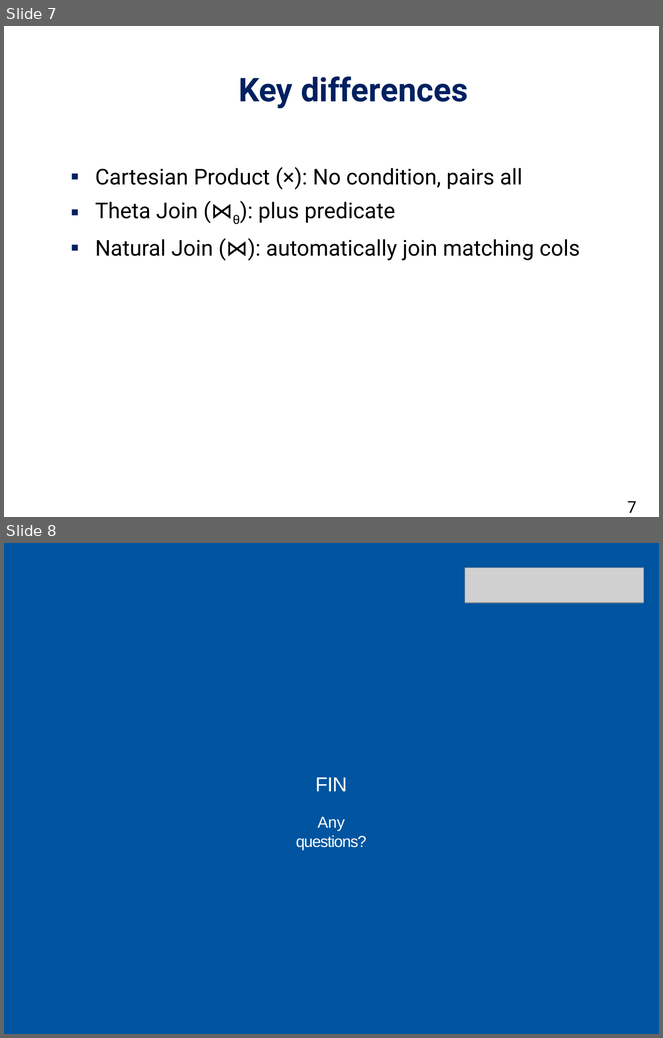
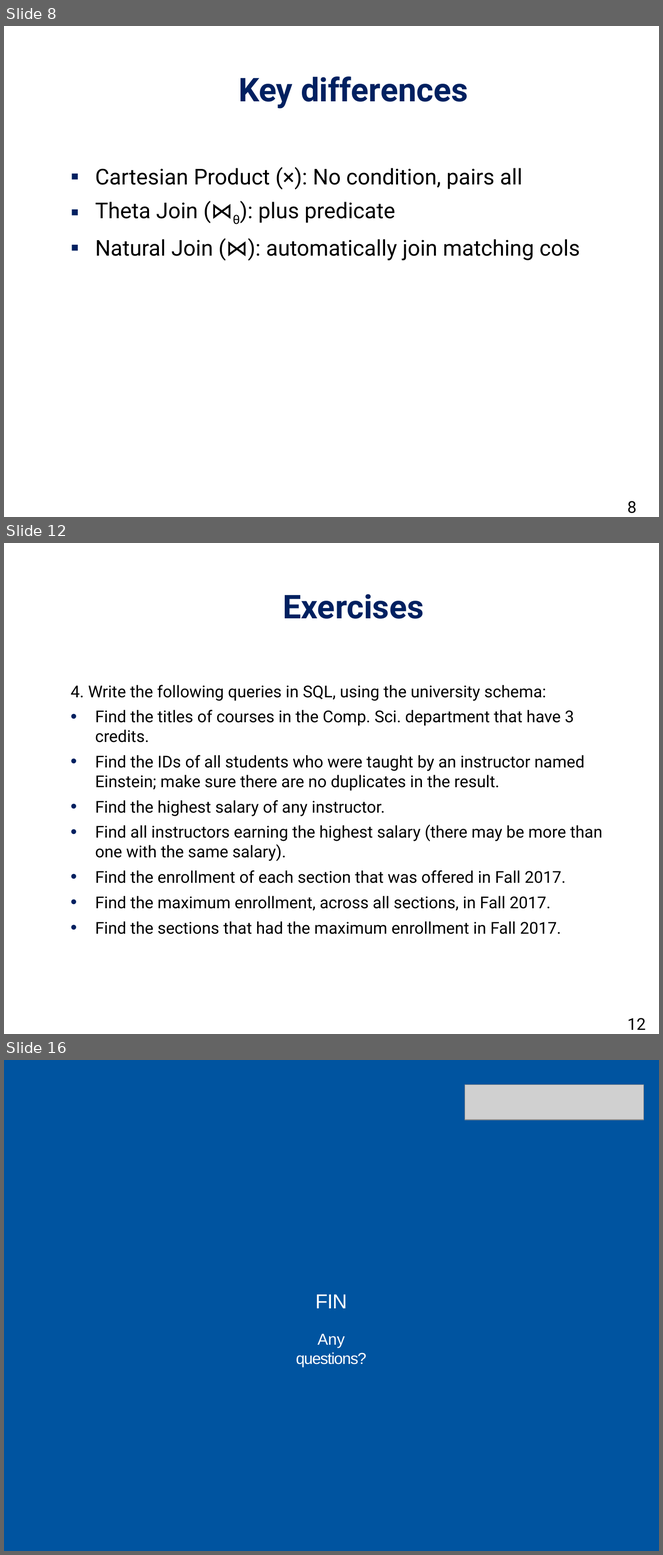
Before and after one commit to daichou03/DBS-slide-tut-25, a slide deck: Week 1/week_1.pptx. Shown one above the other, each under a label of ours: slides 7 and 8 before the commit, slides 8, 12 and 16 after it; the slides between them are not shown. The pictures are 663x1038 and 663x1555 pixels, drawn with LibreOffice and Linux fonts; fonts in the diff are those of the drawing; grey boxes stand for pictures; background and template pictures are left out. Boxes give left, top, right and bottom in pixels: in the first picture for what was removed or moved away, otherwise in the second. Text is boxed around its words. In the diff, an @@ line names an element or a change of style, - is before the commit and + after.

```diff
--- a/Week 1/week_1.pptx
+++ b/Week 1/week_1.pptx
@@ slide 12 added at box(4, 543, 659, 1034), background #FFFFFF @@
@@ title added at box(283, 594, 424, 619), 36 pt, text #002060, bold @@
+Exercises
@@ text added at box(71, 685, 603, 935), 18 pt, text #000000 @@
+4. Write the following queries in SQL, using the university schema:
+• Find the titles of courses in the Comp. Sci. department that have 3 credits.
+• Find the IDs of all students who were taught by an instructor named Einstein; make sure there are no duplicates in the result.
+• Find the highest salary of any instructor.
+• Find all instructors earning the highest salary (there may be more than one with the same salary).
+• Find the enrollment of each section that was offered in Fall 2017.
+• Find the maximum enrollment, across all sections, in Fall 2017.
+• Find the sections that had the maximum enrollment in Fall 2017.
@@ page number added at box(627, 1018, 646, 1030), 18 pt, text #000000 @@
+12
@@ what was slide 7 is now slide 8 @@
@@ page number at box(627, 501, 637, 514): text changed @@
-7
+8
@@ what was slide 8 is now slide 16 @@
```
Also in this commit, not shown: 7 other slides added, 2 other files.
